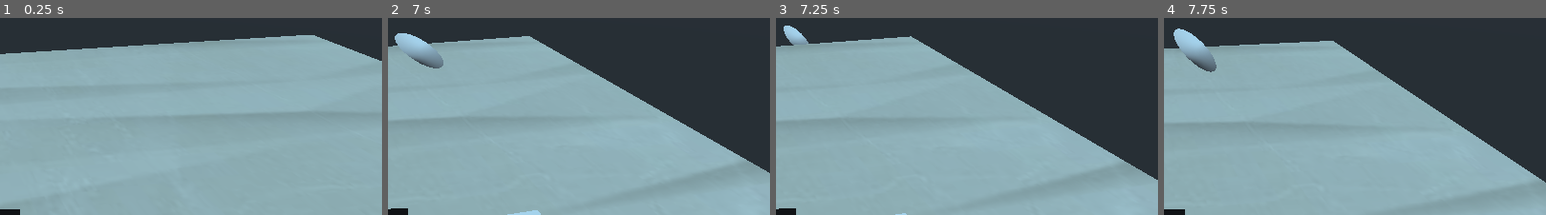
Above: before the commit, frames 1-4 (left to right).
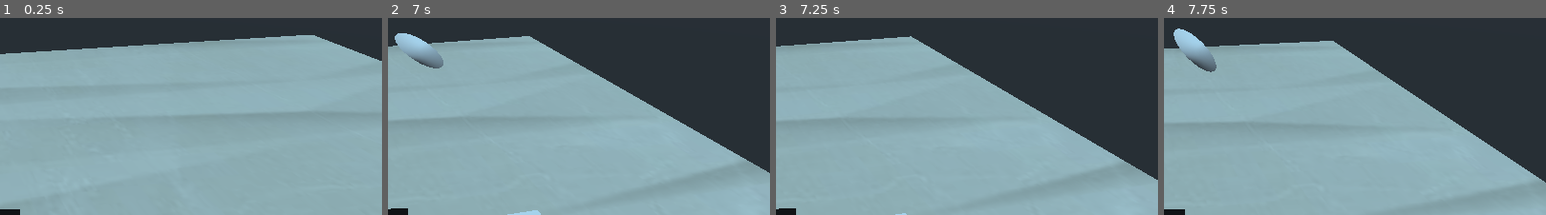
Above: after the commit, the same moments.

Repository: MrPeanutbutter434/Laser-Game-FPS
Game: Godot game, scene res://Scenes/Landing.tscn
Same seed, same stepped clock (60 frames per second), same inputs: the game is played once before the commit and once after it.
Inputs (mouse positions are % of the whole screen's width and height, from its top left):
- Up to frame 1 (0.25 s): no input
- Up to frame 2 (7 s): tap Enter at 0.5 s; move the mouse to (55, 43) at 0.52 s; hold Up (move_forward) 0.53-5.78 s; tap Space (shoot) every 0.75 s from 0.6 to 6.6 s; move the mouse to (45, 44) at 1.27 s; move the mouse to (52, 41) at 2.02 s; move the mouse to (49, 45) at 2.77 s; move the mouse to (57, 45) at 3.52 s; move the mouse to (42, 42) at 4.27 s; move the mouse to (51, 43) at 5.02 s; move the mouse to (46, 41) at 5.77 s; hold Right (move_right) 5.78-6.53 s; move the mouse to (55, 43) at 6.52 s; hold Up (move_forward) from 6.53 s (still down)
- Up to frame 3 (7.25 s): keep holding Up (move_forward)
- Up to frame 4 (7.75 s): keep holding Up (move_forward); move the mouse to (45, 44) at 7.27 s; tap Space (shoot) at 7.35 s
The pictures show only the part of the screen within x 48-98%, y 1-51%; the shares and areas given below are measured in that part.

Frames 1-2 are identical in both runs. In frame 3, 0.4% of the frame differs, in the area x 2-9%, y 3-15%; in frame 4, nothing differs.

Commit message:
Free bullet on collision

Diff:
--- a/Scenes/Scripts/Bullet.gd
+++ b/Scenes/Scripts/Bullet.gd
@@ -16,5 +16,5 @@
 
 
 func _on_Bullet_body_entered(body):
-	print(body)
 	emit_signal("exploded", transform.origin)
+	queue_free()
